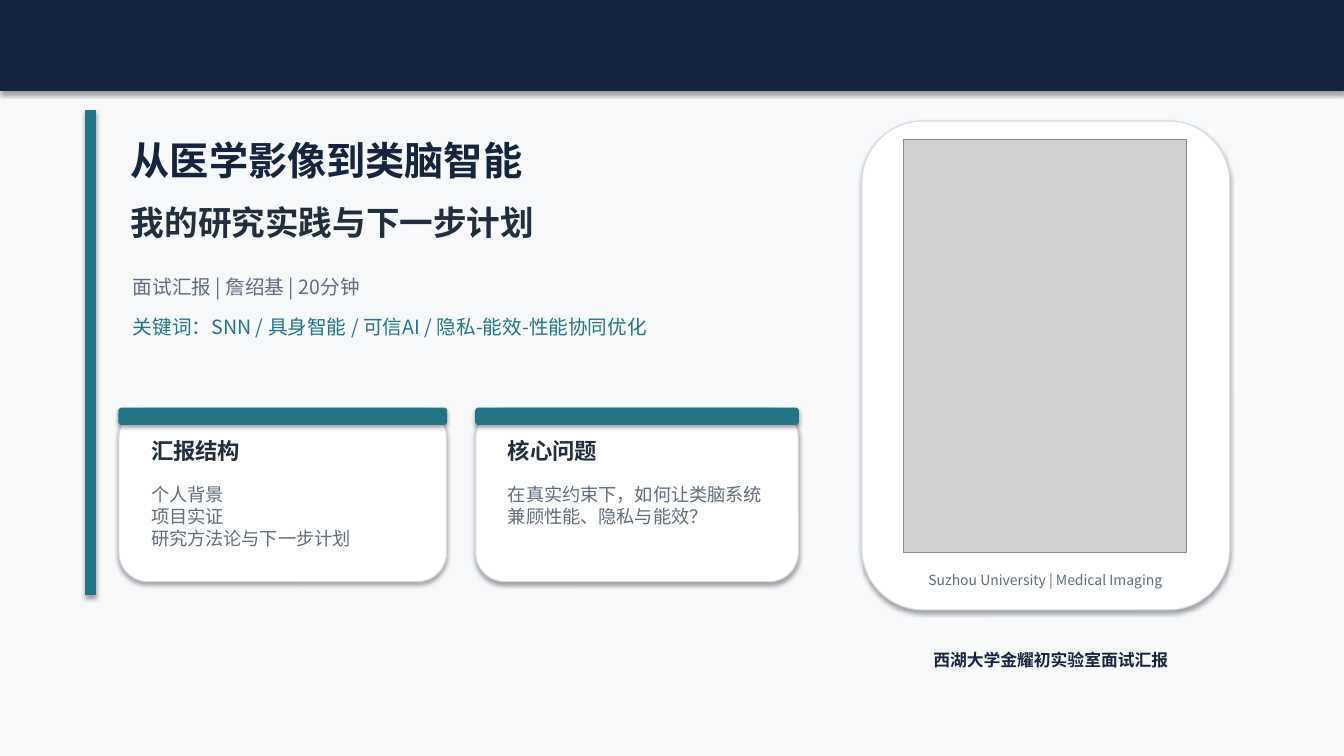
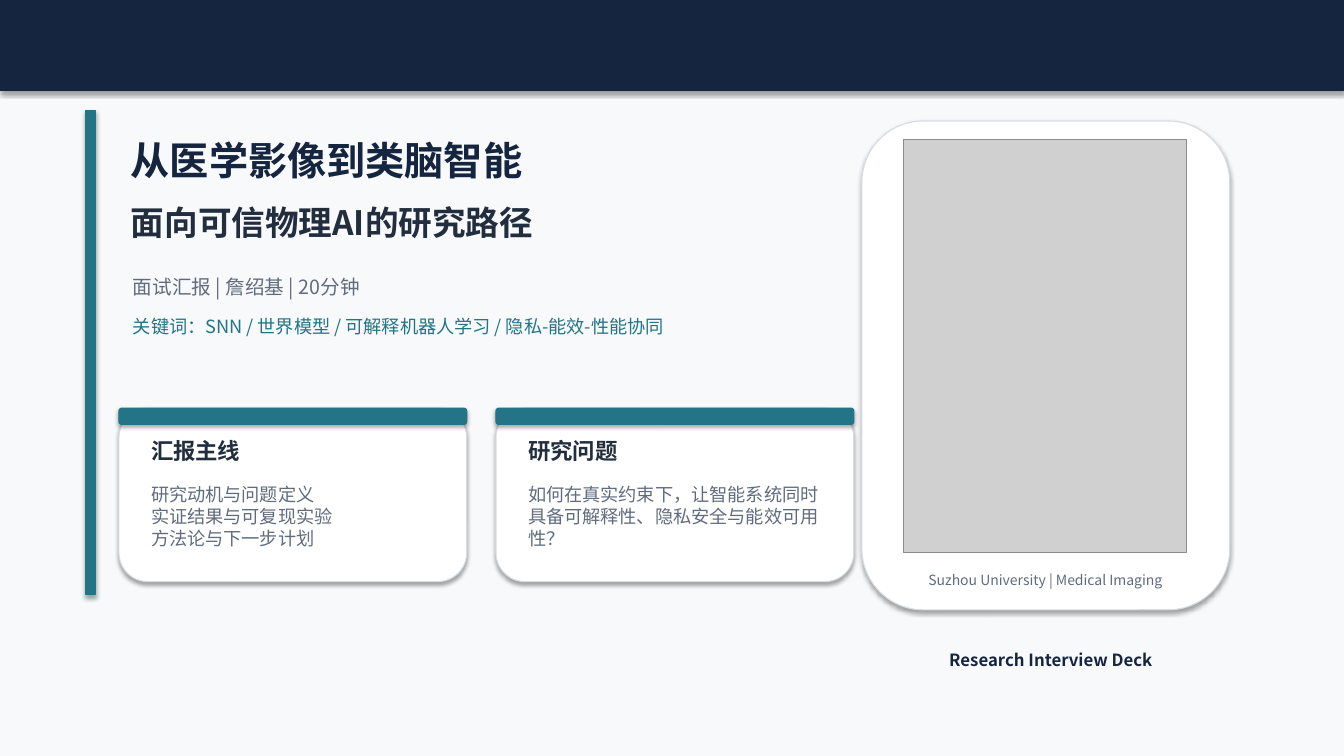
Before and after one commit to ZhanMous/PrivEnergyBench, a slide deck: slide 1 of docs/20min_面试汇报_詹绍基_20页图表版.pptx. Drawn at 1344x756 pixels with LibreOffice and Linux fonts; fonts in the diff are those of the drawing; grey boxes stand for pictures. Boxes give left, top, right and bottom in pixels: in the first picture for what was removed or moved away, otherwise in the second. Text is boxed around its words. In the diff, an @@ line names an element or a change of style, - is before the commit and + after.

```diff
--- a/docs/20min_面试汇报_詹绍基_20页图表版.pptx
+++ b/docs/20min_面试汇报_詹绍基_20页图表版.pptx
@@ text at (x1=131, y1=206, x2=533, y2=238): text changed @@
-我的研究实践与下一步计划
+面向可信物理AI的研究路径
@@ text at (x1=133, y1=317, x2=664, y2=335): text changed; size 14 to 13 pt @@
-关键词：SNN / 具身智能 / 可信AI / 隐私-能效-性能协同优化
+关键词：SNN / 世界模型 / 可解释机器人学习 / 隐私-能效-性能协同
@@ rounded rectangle resized from (x1=119, y1=408, x2=447, y2=582) to (x1=119, y1=408, x2=467, y2=582) @@
@@ rounded rectangle resized from (x1=119, y1=408, x2=447, y2=424) to (x1=119, y1=408, x2=467, y2=424) @@
@@ rounded rectangle resized from (x1=476, y1=408, x2=799, y2=582) to (x1=496, y1=408, x2=854, y2=582) @@
@@ rounded rectangle resized from (x1=476, y1=408, x2=799, y2=424) to (x1=496, y1=408, x2=854, y2=424) @@
@@ text at (x1=151, y1=440, x2=240, y2=461): text changed @@
-汇报结构
+汇报主线
@@ text at (x1=528, y1=440, x2=617, y2=461): text changed @@
-核心问题
+研究问题
@@ text at (x1=151, y1=485, x2=333, y2=547): text changed @@
-个人背景
-项目实证
-研究方法论与下一步计划
+研究动机与问题定义
+实证结果与可复现实验
+方法论与下一步计划
@@ text at (x1=528, y1=486, x2=819, y2=547): text changed @@
-在真实约束下，如何让类脑系统兼顾性能、隐私与能效？
+如何在真实约束下，让智能系统同时具备可解释性、隐私安全与能效可用性？
@@ text at (x1=949, y1=652, x2=1153, y2=667): text changed @@
-西湖大学金耀初实验室面试汇报
+Research Interview Deck
```
Also in this commit, not shown: 15 other slides changed, 1 slide added, 17 other files.
